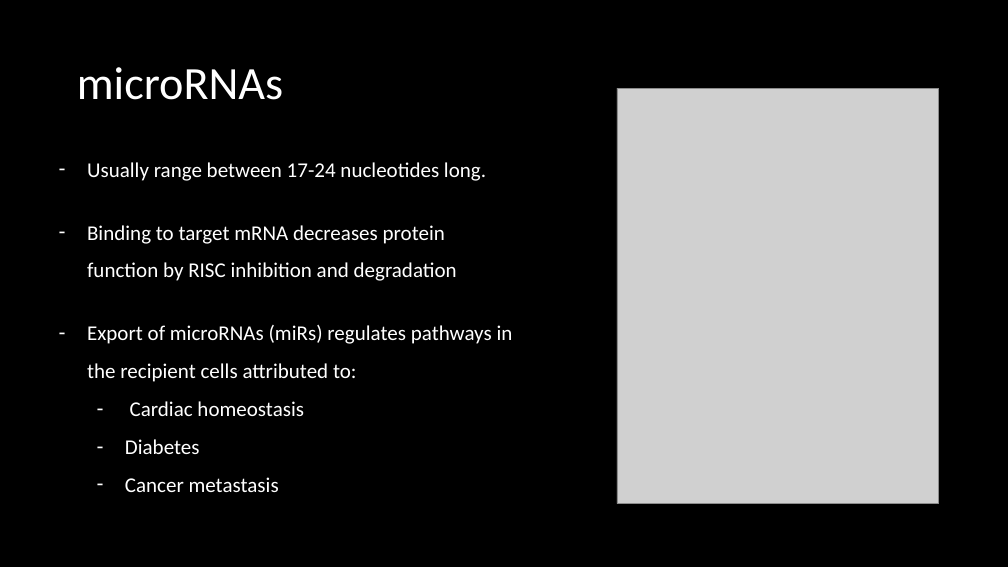
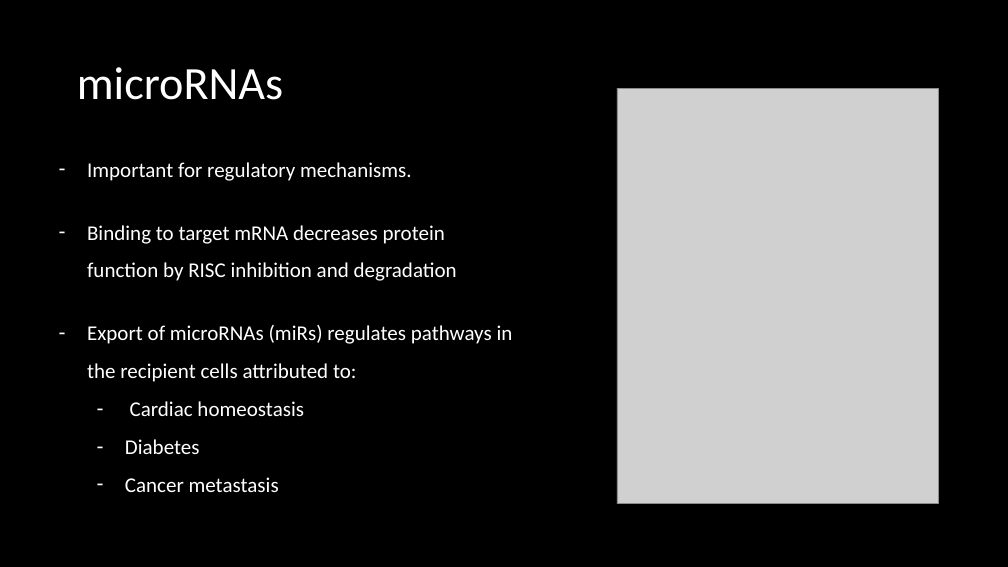
Before and after one commit to HarleyRobinson/Honours2, a slide deck: slide 2 of BackgroundInfo/Selective export of microRNA via extracellular vesicles.pptx. Drawn at 1008x567 pixels with LibreOffice and Linux fonts; fonts in the diff are those of the drawing; grey boxes stand for pictures. Boxes give left, top, right and bottom in pixels: in the first picture for what was removed or moved away, otherwise in the second. Text is boxed around its words. In the diff, an @@ line names an element or a change of style, - is before the commit and + after.

```diff
--- a/BackgroundInfo/Selective export of microRNA via extracellular vesicles.pptx
+++ b/BackgroundInfo/Selective export of microRNA via extracellular vesicles.pptx
@@ text at box(87, 162, 412, 181): text changed @@
-– Usually range between 17-24 nucleotides long.
+– Important for regulatory mechanisms.
```
Also in this commit, not shown: 6 other slides changed, 6 slides added, 2 slides removed, 7 other files.
